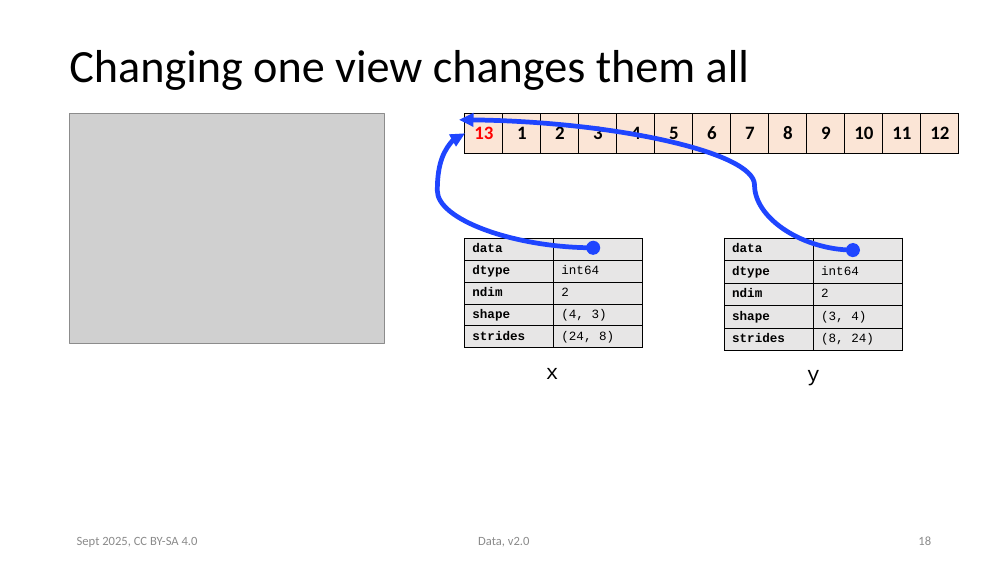
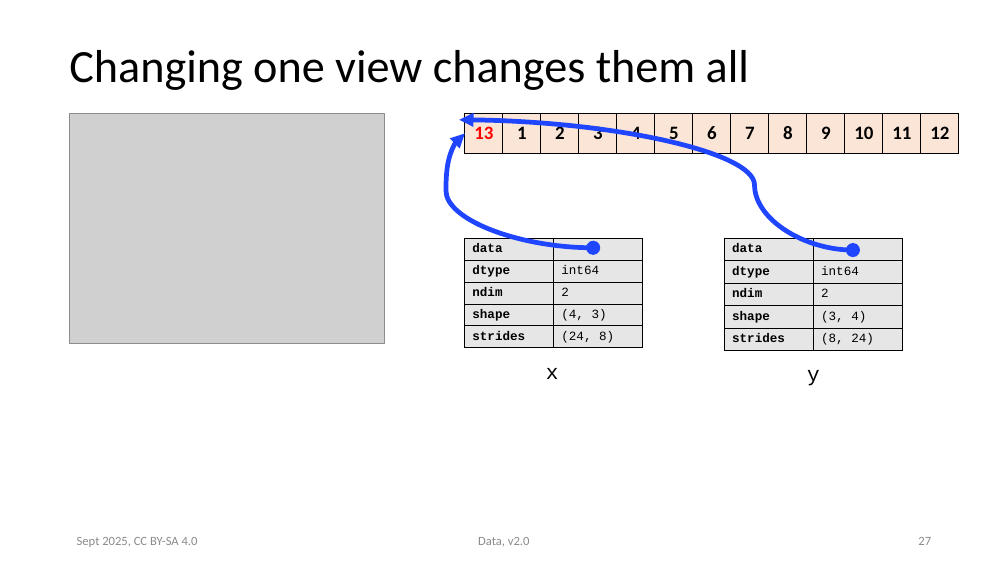
Before and after one commit to ASPP/data_class, a slide deck: slide 27 of numpy.pptx (slide 18 before the commit). Drawn at 1008x567 pixels with LibreOffice and Linux fonts; fonts in the diff are those of the drawing; grey boxes stand for pictures. Boxes give left, top, right and bottom in pixels: in the first picture for what was removed or moved away, otherwise in the second. Text is boxed around its words. In the diff, an @@ line names an element or a change of style, - is before the commit and + after.

```diff
--- a/numpy.pptx
+++ b/numpy.pptx
@@ curved double arrow (594, 248) - (465, 134): route changed @@
@@ table: place and size @@
-table at [465, 239, 644, 363]
+table at [465, 239, 644, 352]
@@ page number at [918, 537, 931, 545]: text changed @@
-18
+27
```
Also in this commit, not shown: 3 other slides changed, 9 slides added.
